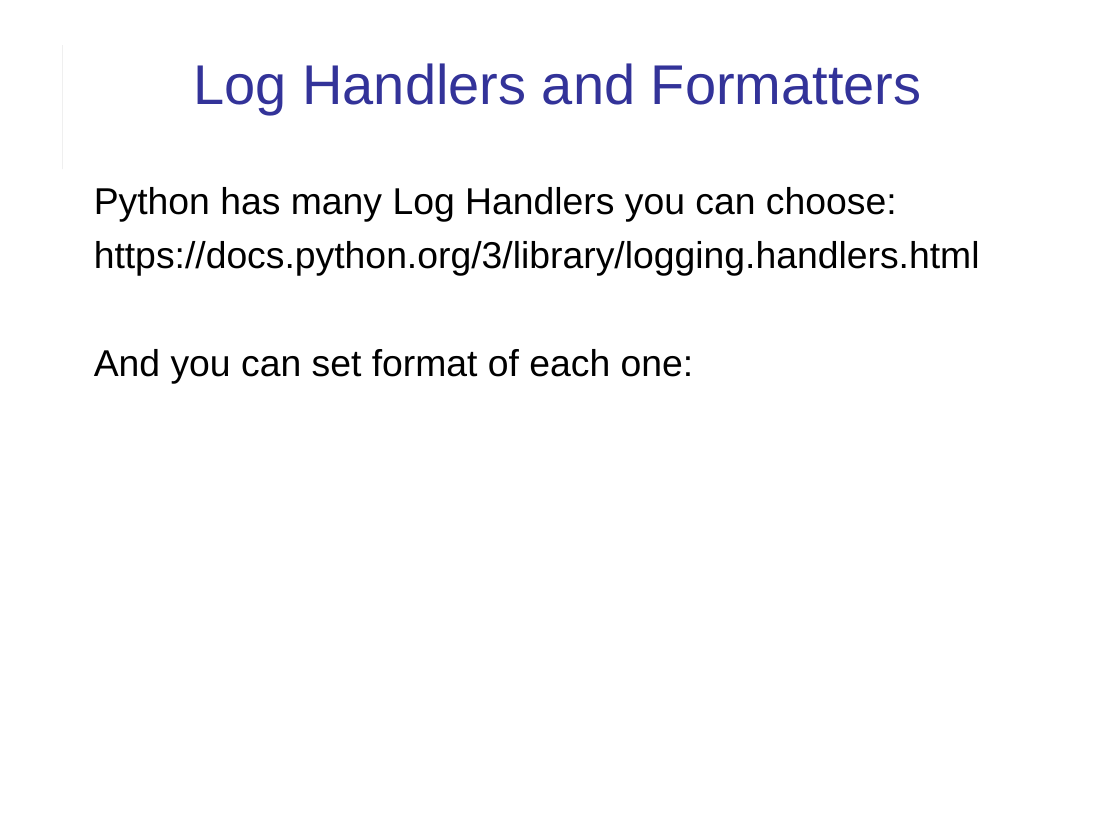
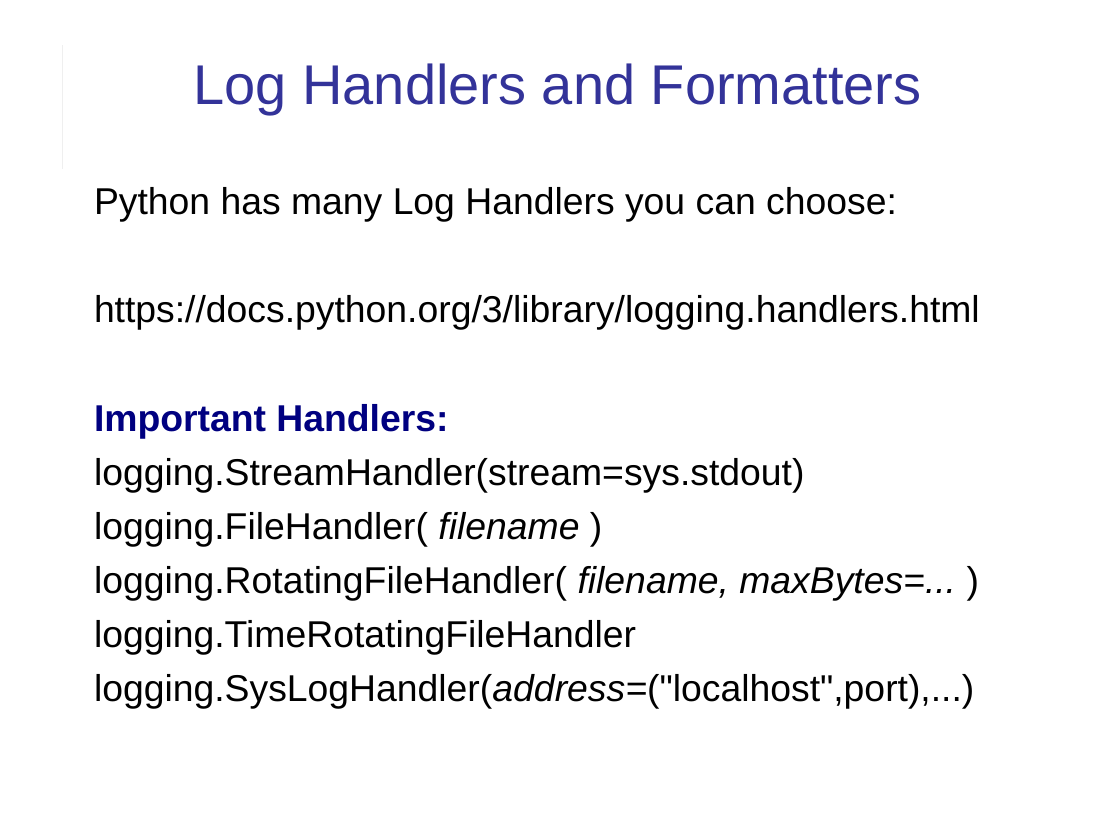
Before and after one commit to cpske/ISP, a slide deck: slide 16 of logging/Logging.ppt (slide 14 before the commit). Drawn at 1120x840 pixels with LibreOffice and Linux fonts; fonts in the diff are those of the drawing. Boxes give left, top, right and bottom in pixels: in the first picture for what was removed or moved away, otherwise in the second. Text is boxed around its words. In the diff, an @@ line names an element or a change of style, - is before the commit and + after.

Commit message:
add logging

```diff
--- a/logging/Logging.ppt
+++ b/logging/Logging.ppt
@@ text at <box>94,404,974,709</box>: text changed @@
-And you can set format of each one:
+Important Handlers:
+logging.StreamHandler(stream=sys.stdout)
+logging.FileHandler( filename )
+logging.RotatingFileHandler( filename, maxBytes=... )
+logging.TimeRotatingFileHandler
+logging.SysLogHandler(address=("localhost",port),...)
```
Also in this commit, not shown: 7 other slides changed, 9 slides added, 2 other files.
